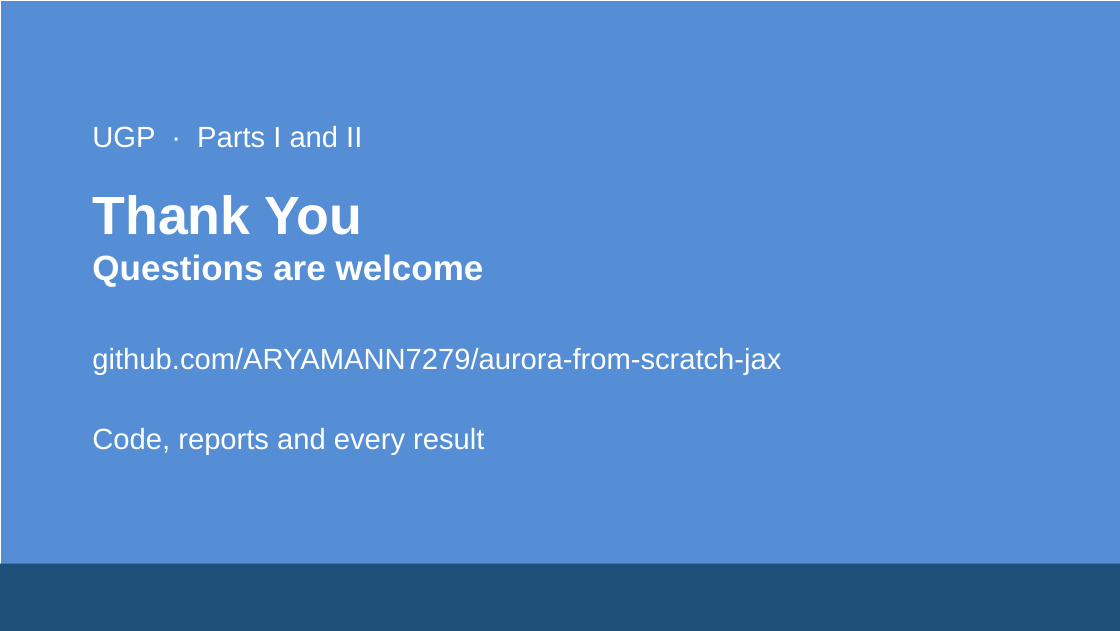
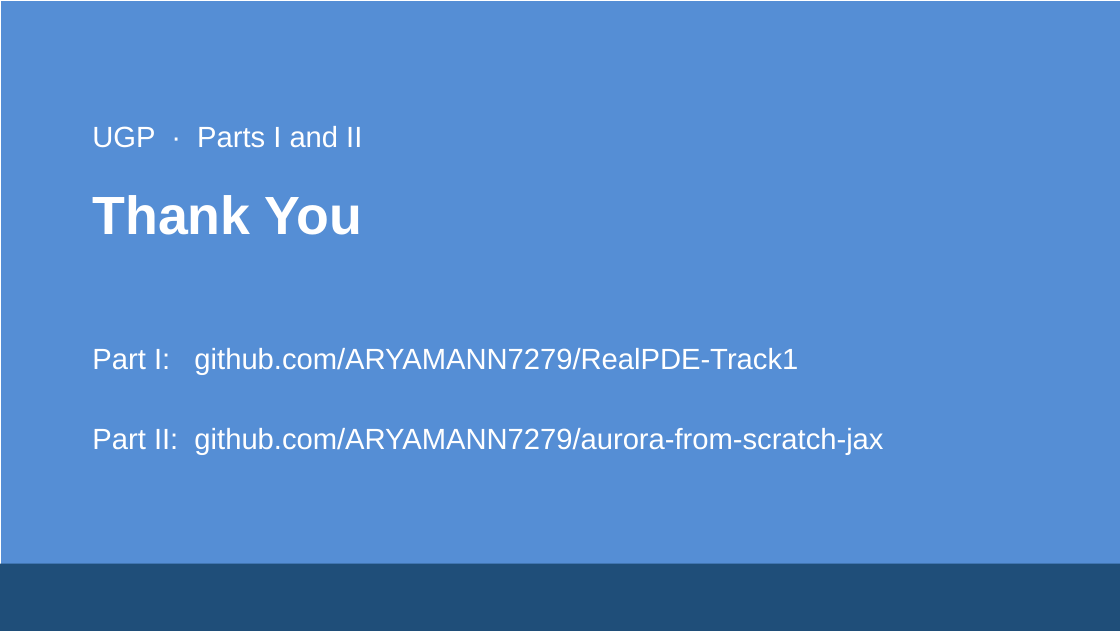
Before and after one commit to ARYAMANN7279/aurora-from-scratch-jax, a slide deck: slide 43 of UGP_Final/UGP_Final_Presentation.pptx. Drawn at 1120x631 pixels with LibreOffice and Linux fonts; fonts in the diff are those of the drawing. Boxes give left, top, right and bottom in pixels: in the first picture for what was removed or moved away, otherwise in the second. Text is boxed around its words. In the diff, an @@ line names an element or a change of style, - is before the commit and + after.

Commit message:
UGP_Final: both GitHub links on the last and appendix slides; report updated to match the deck (speed, the 22-23 September recovery, final standing and the gap to first place)

```diff
--- a/UGP_Final/UGP_Final_Presentation.pptx
+++ b/UGP_Final/UGP_Final_Presentation.pptx
@@ text at (x1=92, y1=254, x2=484, y2=287): paragraph removed @@
-Questions are welcome
@@ text at (x1=92, y1=348, x2=798, y2=375): text changed @@
-github.com/ARYAMANN7279/aurora-from-scratch-jax
+Part I: github.com/ARYAMANN7279/RealPDE-Track1
@@ text at (x1=92, y1=428, x2=883, y2=455): text changed @@
-Code, reports and every result
+Part II: github.com/ARYAMANN7279/aurora-from-scratch-jax
```
Also in this commit, not shown: 1 other slide changed, 4 other files.
